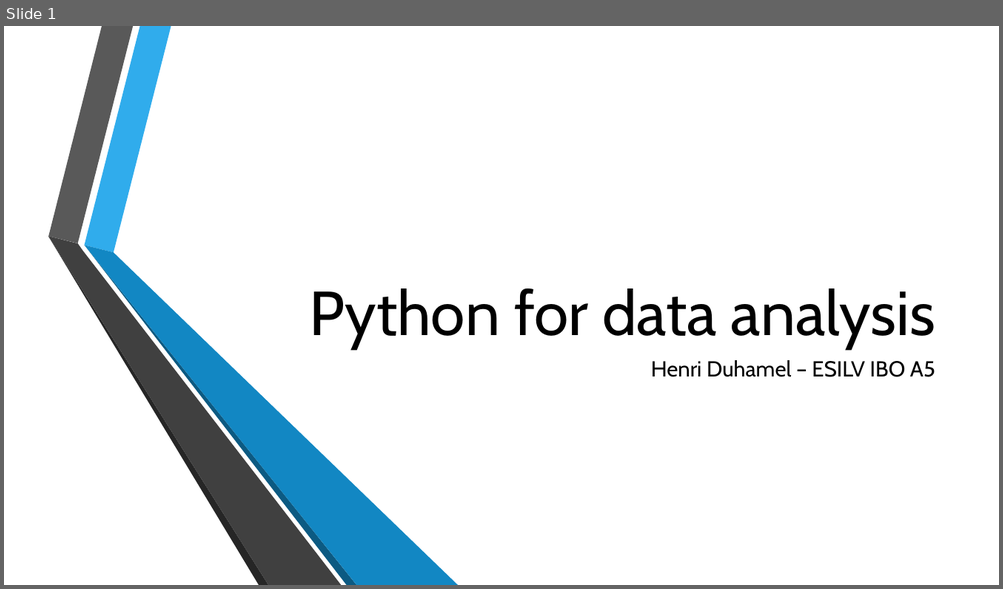
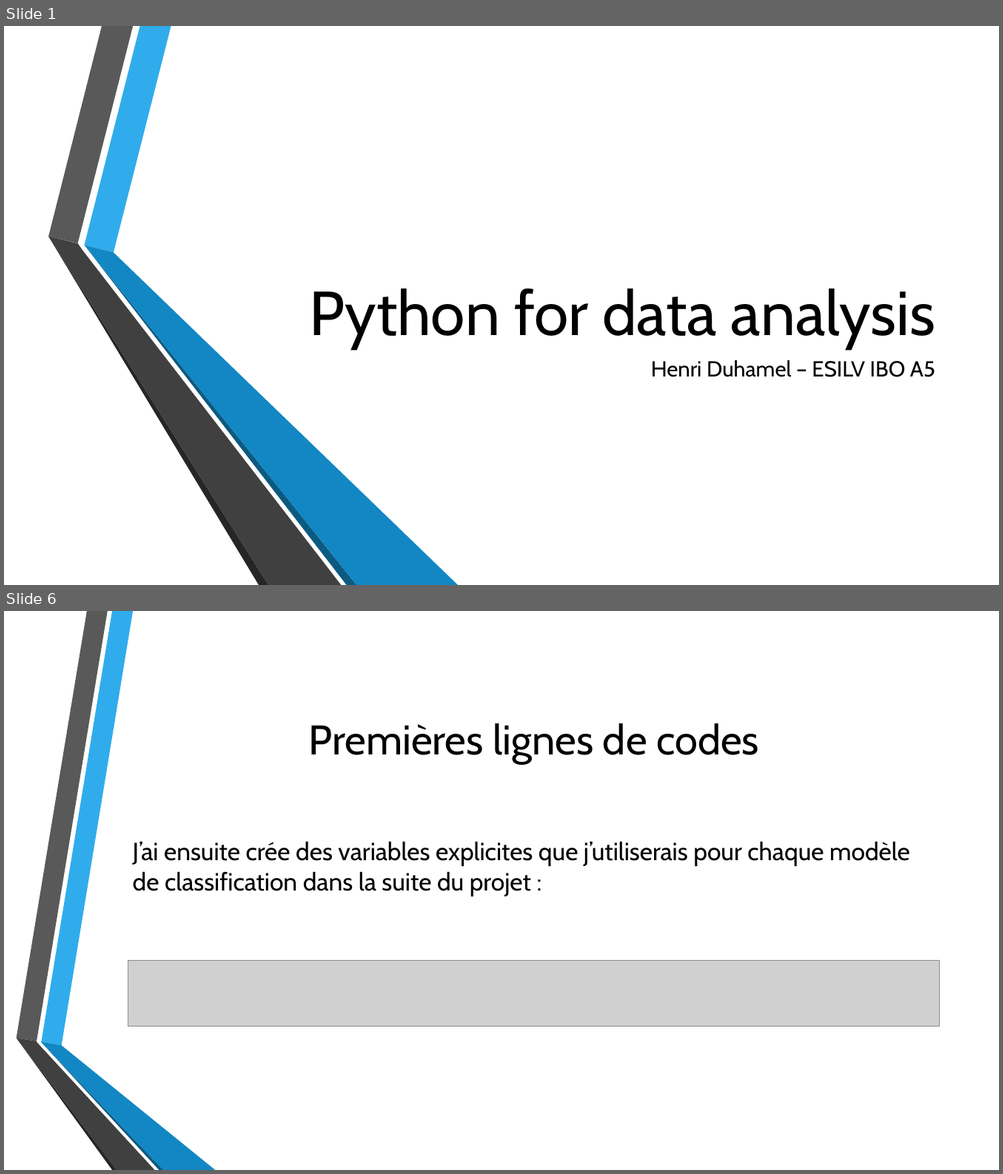
Before and after one commit to HenD-11/PythonForDataAnalysis, a slide deck: PPT_python4data.pptx. Shown one above the other, each under a label of ours: slide 1 before the commit, slides 1 and 6 after it; the slides between them are not shown. The pictures are 1003x589 and 1003x1174 pixels, drawn with LibreOffice and Linux fonts; fonts in the diff are those of the drawing; grey boxes stand for pictures; background and template pictures are left out. Boxes give left, top, right and bottom in pixels: in the first picture for what was removed or moved away, otherwise in the second. Text is boxed around its words. In the diff, an @@ line names an element or a change of style, - is before the commit and + after.

```diff
--- a/PPT_python4data.pptx
+++ b/PPT_python4data.pptx
@@ slide 6 added at box(4, 611, 999, 1170), background picture (left out) @@
@@ title added at box(309, 723, 759, 764), 40 pt, text #000000 @@
+Premières lignes de codes
@@ text added at box(133, 841, 910, 897), 24 pt, text #000000 @@
+J’ai ensuite crée des variables explicites que j’utiliserais pour chaque modèle de classification dans la suite du projet :
@@ picture added at box(128, 960, 939, 1026) @@
@@ group added at box(16, 611, 215, 1170): 6 freeform shapes @@
```
Also in this commit, not shown: 1 slide changed, 3 other slides added, 1 other file.
